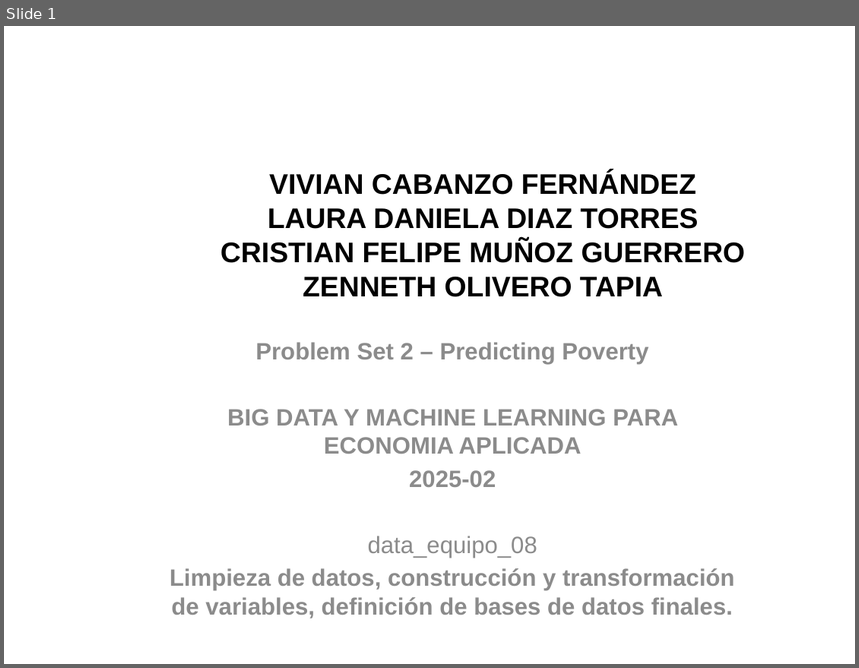
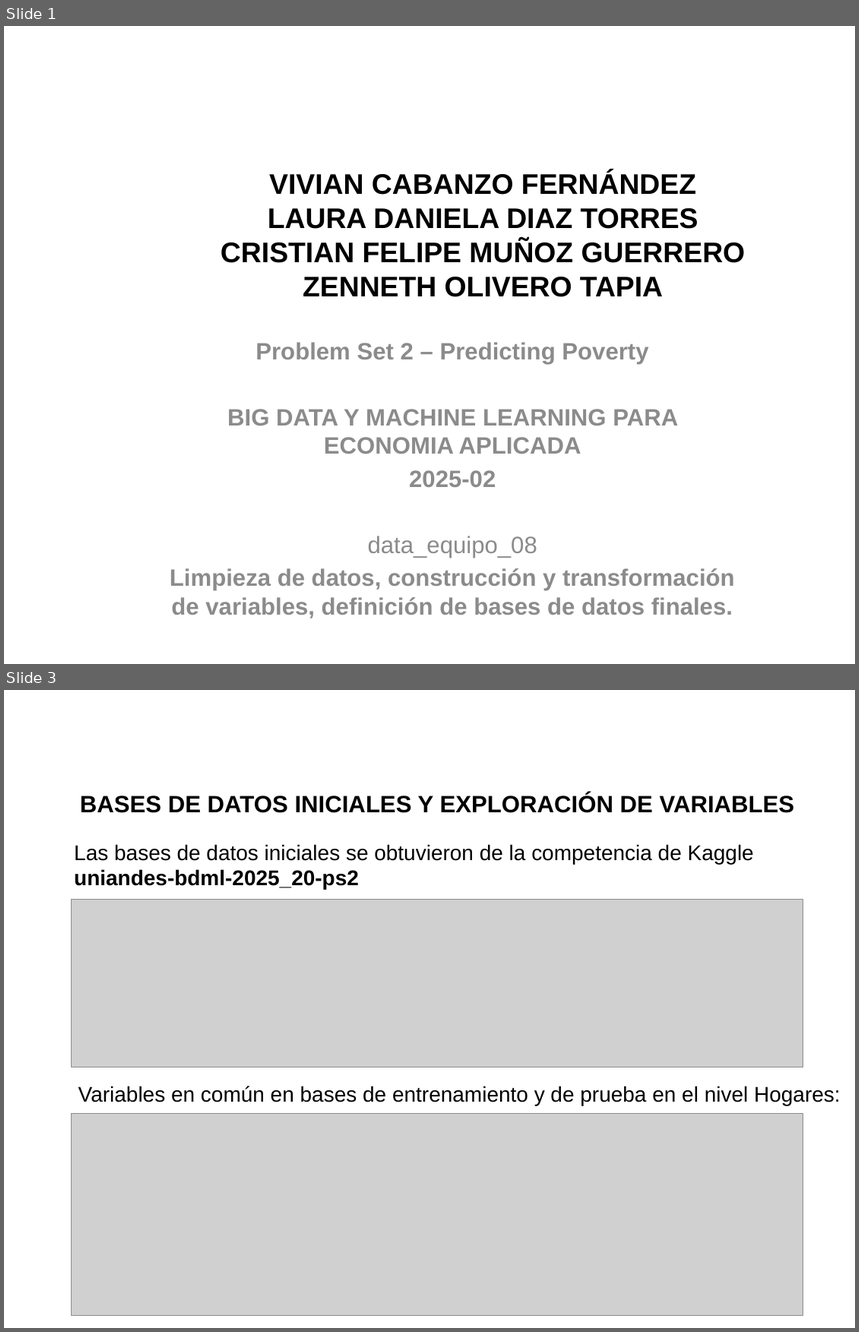
Before and after one commit to VivianCabanzo/Taller2_Predicting-Poverty, a slide deck: Presentaciones/data_equipo_08.pptx. Shown one above the other, each under a label of ours: slide 1 before the commit, slides 1 and 3 after it; the slides between them are not shown. The pictures are 859x668 and 859x1332 pixels, drawn with LibreOffice and Linux fonts; fonts in the diff are those of the drawing; grey boxes stand for pictures; background and template pictures are left out. Boxes give left, top, right and bottom in pixels: in the first picture for what was removed or moved away, otherwise in the second. Text is boxed around its words. In the diff, an @@ line names an element or a change of style, - is before the commit and + after.

```diff
--- a/Presentaciones/data_equipo_08.pptx
+++ b/Presentaciones/data_equipo_08.pptx
@@ slide 3 added at box(4, 690, 855, 1328), background picture (left out) @@
@@ title added at box(80, 793, 795, 813), 20 pt, text #000000, bold @@
+BASES DE DATOS INICIALES Y EXPLORACIÓN DE VARIABLES
@@ text added at box(74, 844, 754, 889), 18 pt, text #000000 @@
+Las bases de datos iniciales se obtuvieron de la competencia de Kaggle
+uniandes-bdml-2025_20-ps2
@@ picture added at box(71, 900, 803, 1067) @@
@@ text added at box(78, 1086, 841, 1106), 18 pt, text #000000 @@
+Variables en común en bases de entrenamiento y de prueba en el nivel Hogares:
@@ picture added at box(71, 1114, 803, 1316) @@
```
Also in this commit, not shown: 5 other slides added, 1 slide removed.
